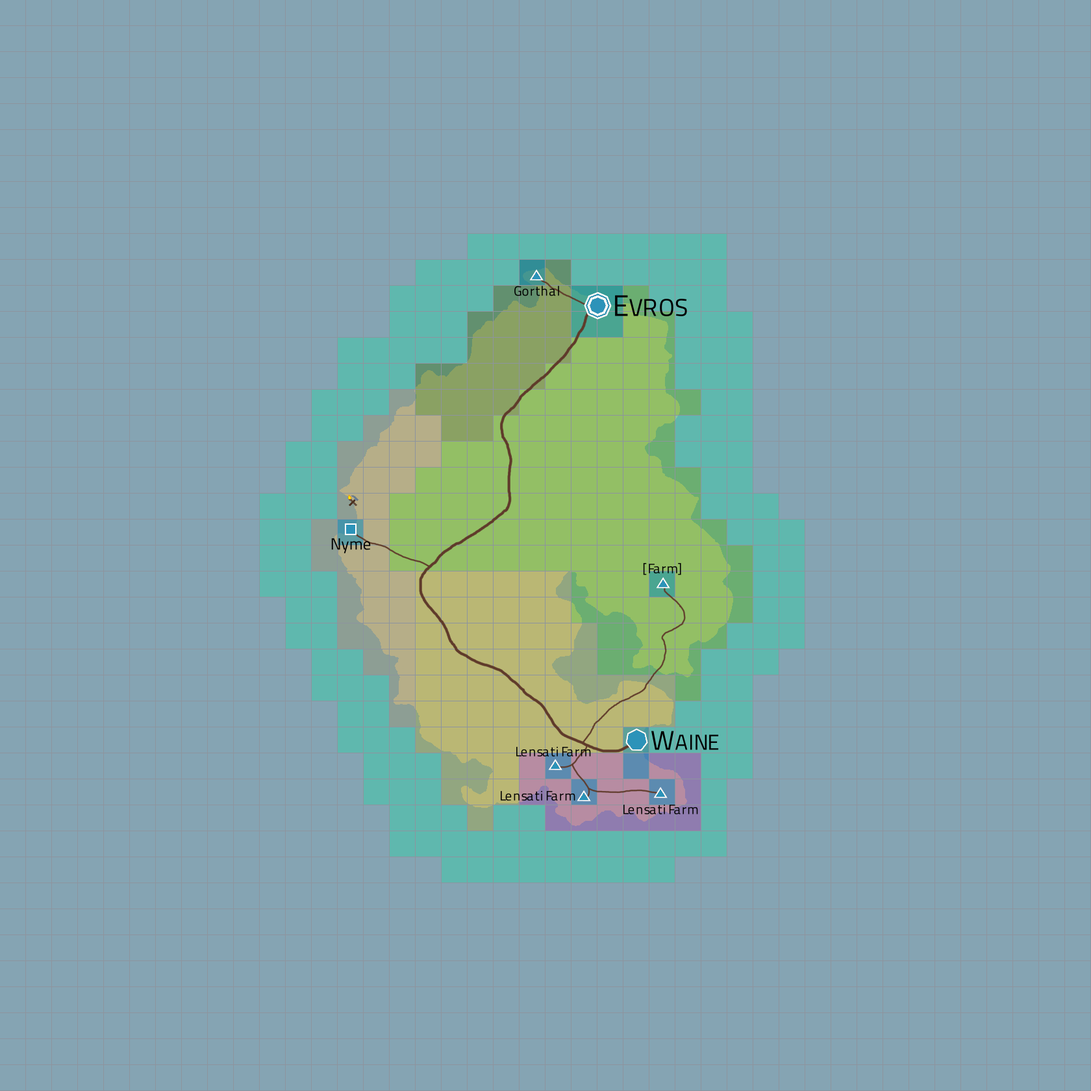
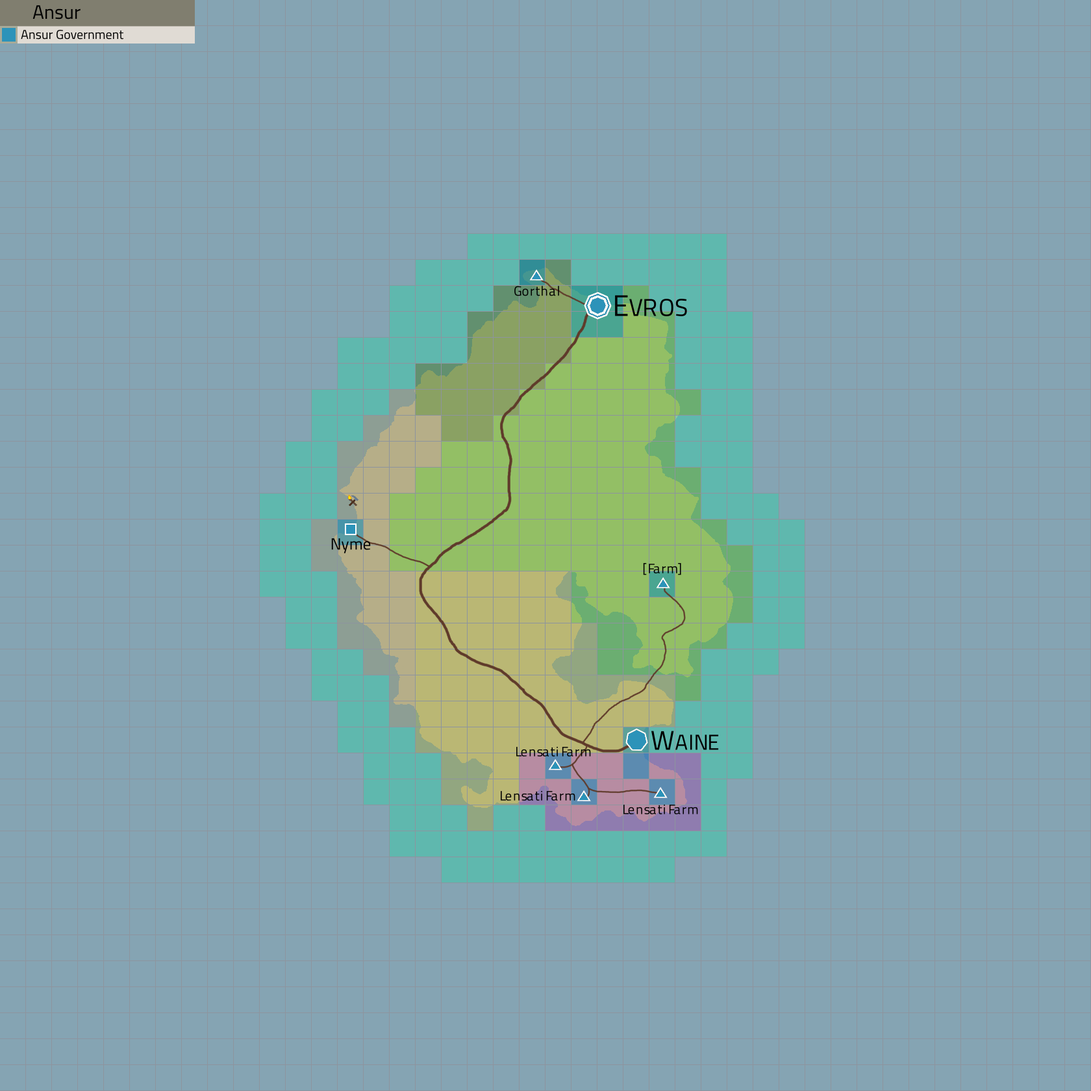
Layer changes from the first w=1091, h=1091 image to the second:
added layer "Legend" above "Factions" over bbox(0, 0, 195, 44)
painted on "Factions" over bbox(0, 0, 195, 44)
painted on "Regions" over bbox(0, 0, 195, 44)
painted on "Grid" over bbox(0, 0, 195, 44)
painted on "Water" over bbox(0, 0, 195, 44)
